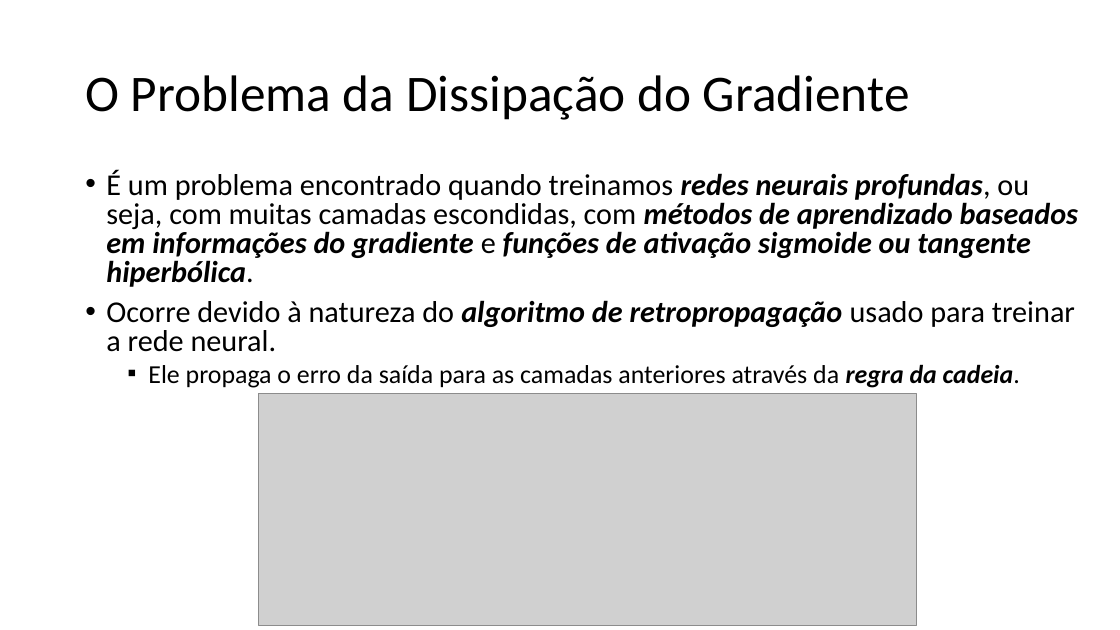
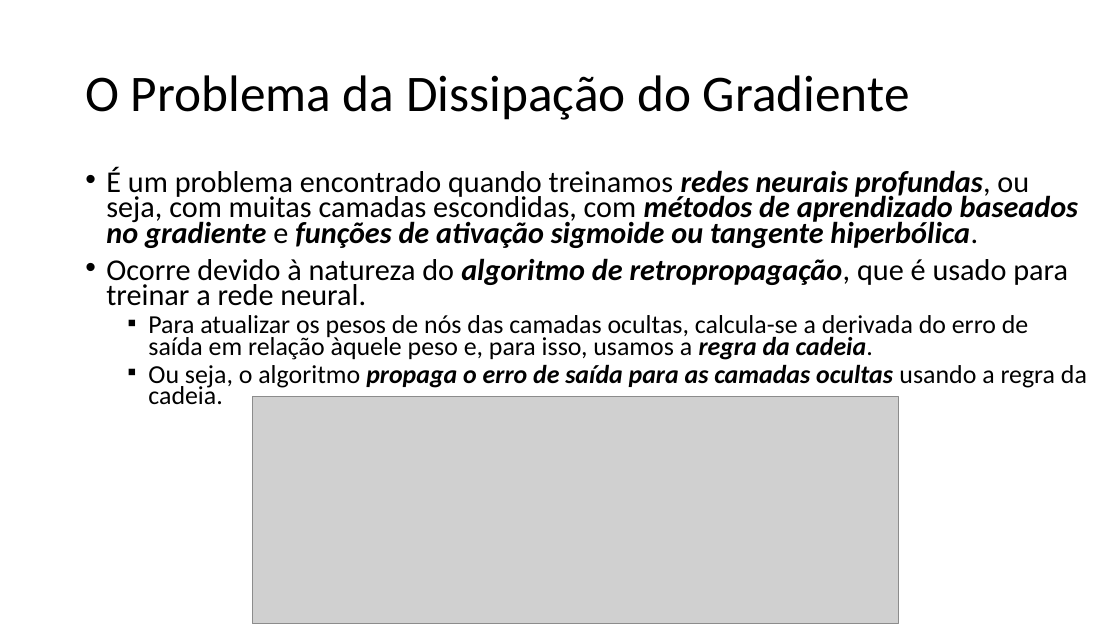
Before and after one commit to zz4fap/t320_aprendizado_de_maquina, a slide deck: slide 10 of slides/T320_Redes_Neurais_Artificiais (Parte II).pptx. Drawn at 1120x630 pixels with LibreOffice and Linux fonts; fonts in the diff are those of the drawing; grey boxes stand for pictures. Boxes give left, top, right and bottom in pixels: in the first picture for what was removed or moved away, otherwise in the second. Text is boxed around its words. In the diff, an @@ line names an element or a change of style, - is before the commit and + after.

```diff
--- a/slides/T320_Redes_Neurais_Artificiais (Parte II).pptx
+++ b/slides/T320_Redes_Neurais_Artificiais (Parte II).pptx
@@ text at (106,166,1087,405): text changed @@
-• É um problema encontrado quando treinamos redes neurais profundas, ou seja, com muitas camadas escondidas, com métodos de aprendizado baseados em informações do gradiente e funções de ativação sigmoide ou tangente hiperbólica.
-• Ocorre devido à natureza do algoritmo de retropropagação usado para treinar a rede neural.
-  ▪ Ele propaga o erro da saída para as camadas anteriores através da regra da cadeia.
+• É um problema encontrado quando treinamos redes neurais profundas, ou seja, com muitas camadas escondidas, com métodos de aprendizado baseados no gradiente e funções de ativação sigmoide ou tangente hiperbólica.
+• Ocorre devido à natureza do algoritmo de retropropagação, que é usado para treinar a rede neural.
+  ▪ Para atualizar os pesos de nós das camadas ocultas, calcula-se a derivada do erro de saída em relação àquele peso e, para isso, usamos a regra da cadeia.
+  ▪ Ou seja, o algoritmo propaga o erro de saída para as camadas ocultas usando a regra da cadeia.
@@ picture: place and size @@
-picture at (259,393,917,625)
+picture at (252,397,898,624)
```
Also in this commit, not shown: 6 other slides changed, 1 other file.
